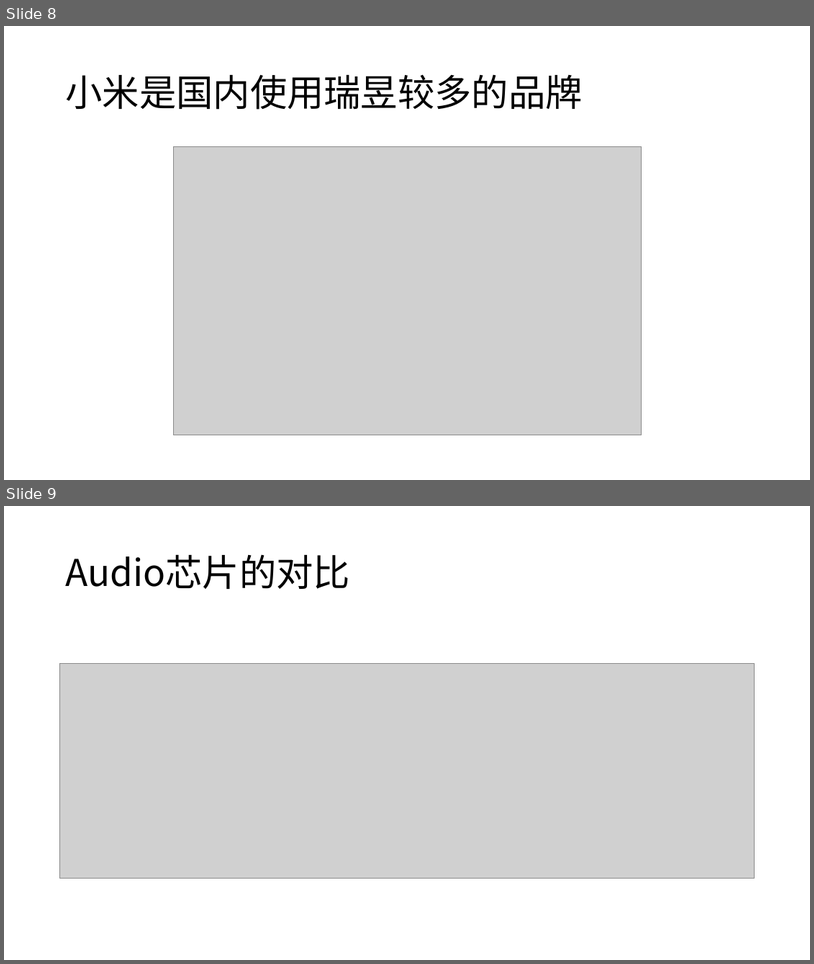
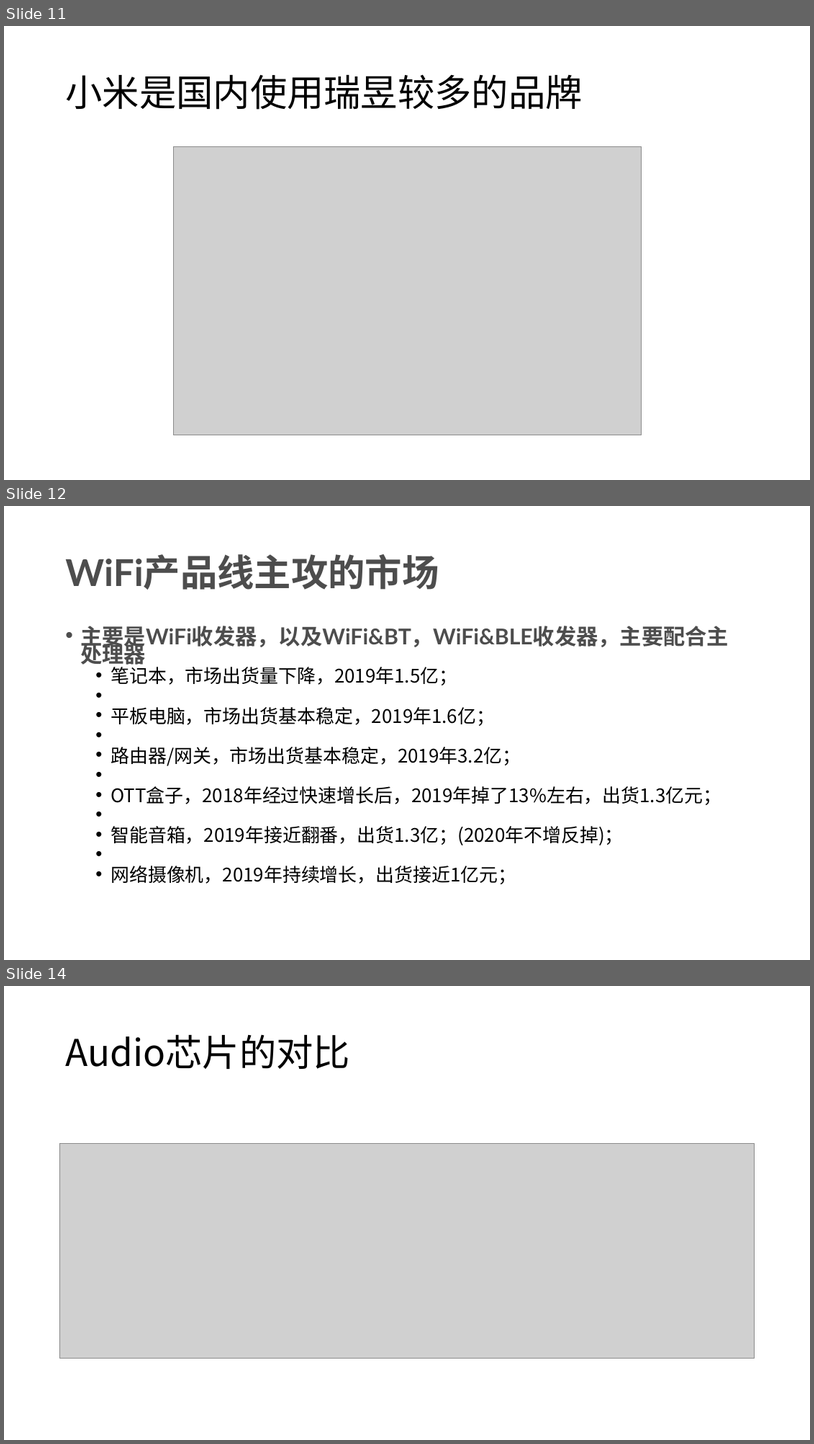
Before and after one commit to rosabai666/soundec, a slide deck: 2023/02产品/SNC8x/01)竞品分析/00)竞品芯片分析/品牌产品路线分析/Realtek/Realtek产品线分析2.pptx. Shown one above the other, each under a label of ours: slides 8 and 9 before the commit, slides 11, 12 and 14 after it; the slides between them are not shown. The pictures are 814x964 and 814x1444 pixels, drawn with LibreOffice and Linux fonts; fonts in the diff are those of the drawing; grey boxes stand for pictures. Boxes give left, top, right and bottom in pixels: in the first picture for what was removed or moved away, otherwise in the second. Text is boxed around its words. In the diff, an @@ line names an element or a change of style, - is before the commit and + after.

```diff
--- a/2023/02产品/SNC8x/01)竞品分析/00)竞品芯片分析/品牌产品路线分析/Realtek/Realtek产品线分析2.pptx
+++ b/2023/02产品/SNC8x/01)竞品分析/00)竞品芯片分析/品牌产品路线分析/Realtek/Realtek产品线分析2.pptx
@@ slide 12 added at box(4, 506, 810, 960), background #FFFFFF @@
@@ title added at box(65, 554, 439, 590), 44 pt, text #4D4D4D, bold @@
+WiFi产品线主攻的市场
@@ text added at box(80, 626, 729, 884), 22.2 pt, text #000000 @@
+• 主要是WiFi收发器，以及WiFi&BT，WiFi&BLE收发器，主要配合主处理器
+  • 笔记本，市场出货量下降，2019年1.5亿；
+  • 平板电脑，市场出货基本稳定，2019年1.6亿；
+  • 路由器/网关，市场出货基本稳定，2019年3.2亿；
+  • OTT盒子，2018年经过快速增长后，2019年掉了13%左右，出货1.3亿元；
+  • 智能音箱，2019年接近翻番，出货1.3亿；(2020年不增反掉)；
+  • 网络摄像机，2019年持续增长，出货接近1亿元；
@@ what was slide 8 is now slide 11 @@
@@ what was slide 9 is now slide 14 @@
```
Also in this commit, not shown: 2 slides changed, 6 other slides added, 5 other files.
